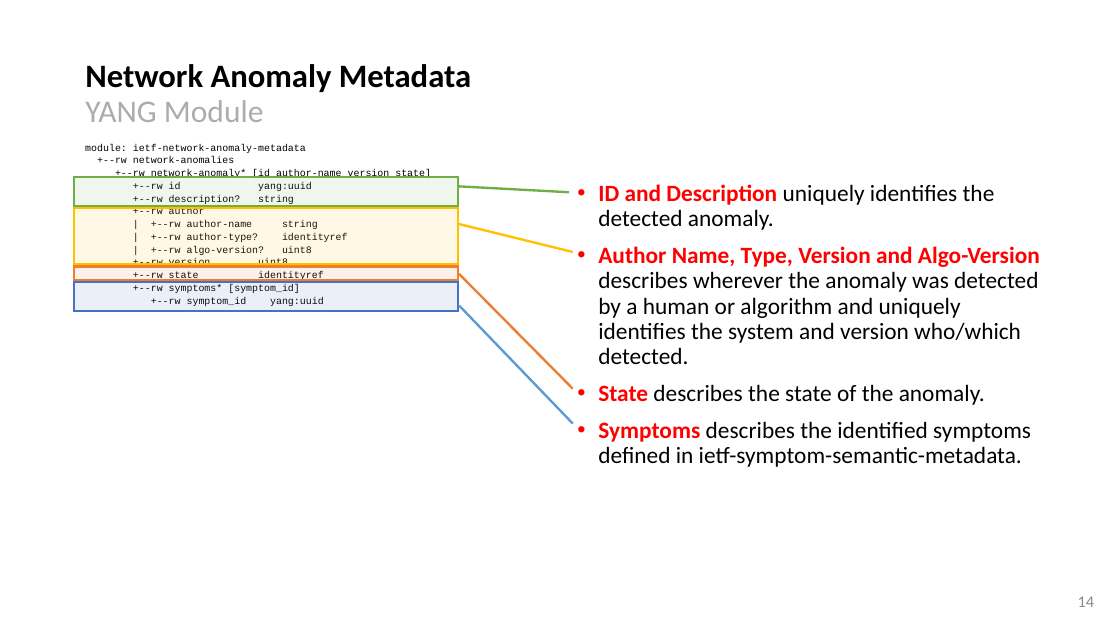
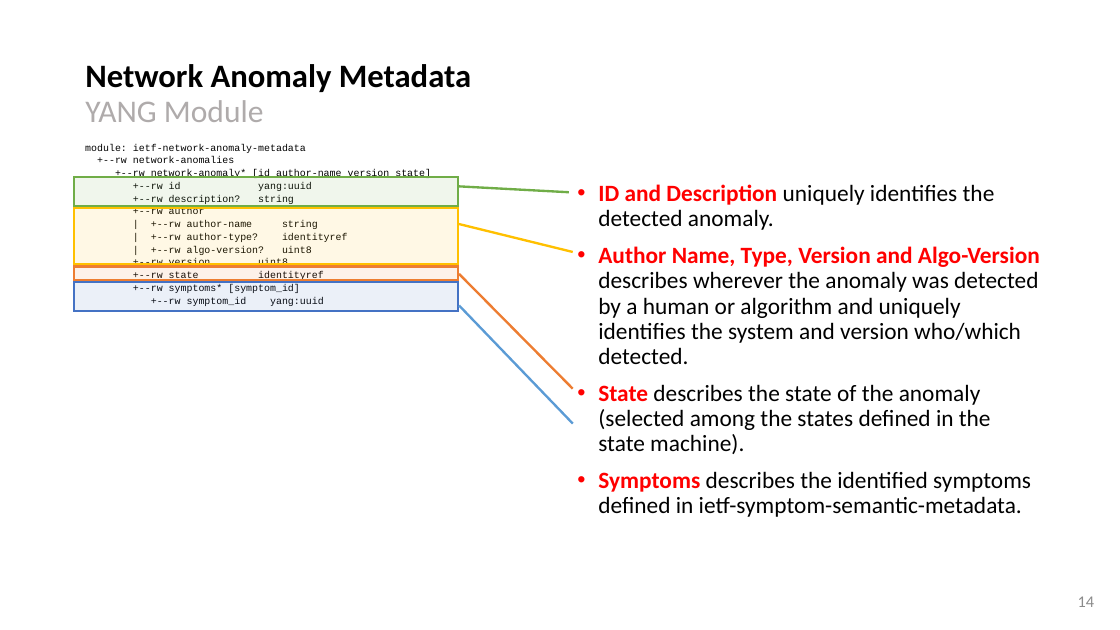
Before and after one commit to network-analytics/ietf-network-analytics-document-status, a slide deck: slide 14 of 119/NMOP/draft-netana-nmop-network-anomaly-semantics-and-lifecycle.pptx. Drawn at 1120x630 pixels with LibreOffice and Linux fonts; fonts in the diff are those of the drawing. Boxes give left, top, right and bottom in pixels: in the first picture for what was removed or moved away, otherwise in the second. Text is boxed around its words. In the diff, an @@ line names an element or a change of style, - is before the commit and + after.

```diff
--- a/119/NMOP/draft-netana-nmop-network-anomaly-semantics-and-lifecycle.pptx
+++ b/119/NMOP/draft-netana-nmop-network-anomaly-semantics-and-lifecycle.pptx
@@ text at box(598, 384, 991, 454): text changed @@
-• State describes the state of the anomaly.
+• State describes the state of the anomaly (selected among the states defined in the state machine).
```
Also in this commit, not shown: 6 other slides changed, 3 slides added, 1 slide removed, 1 other file.
